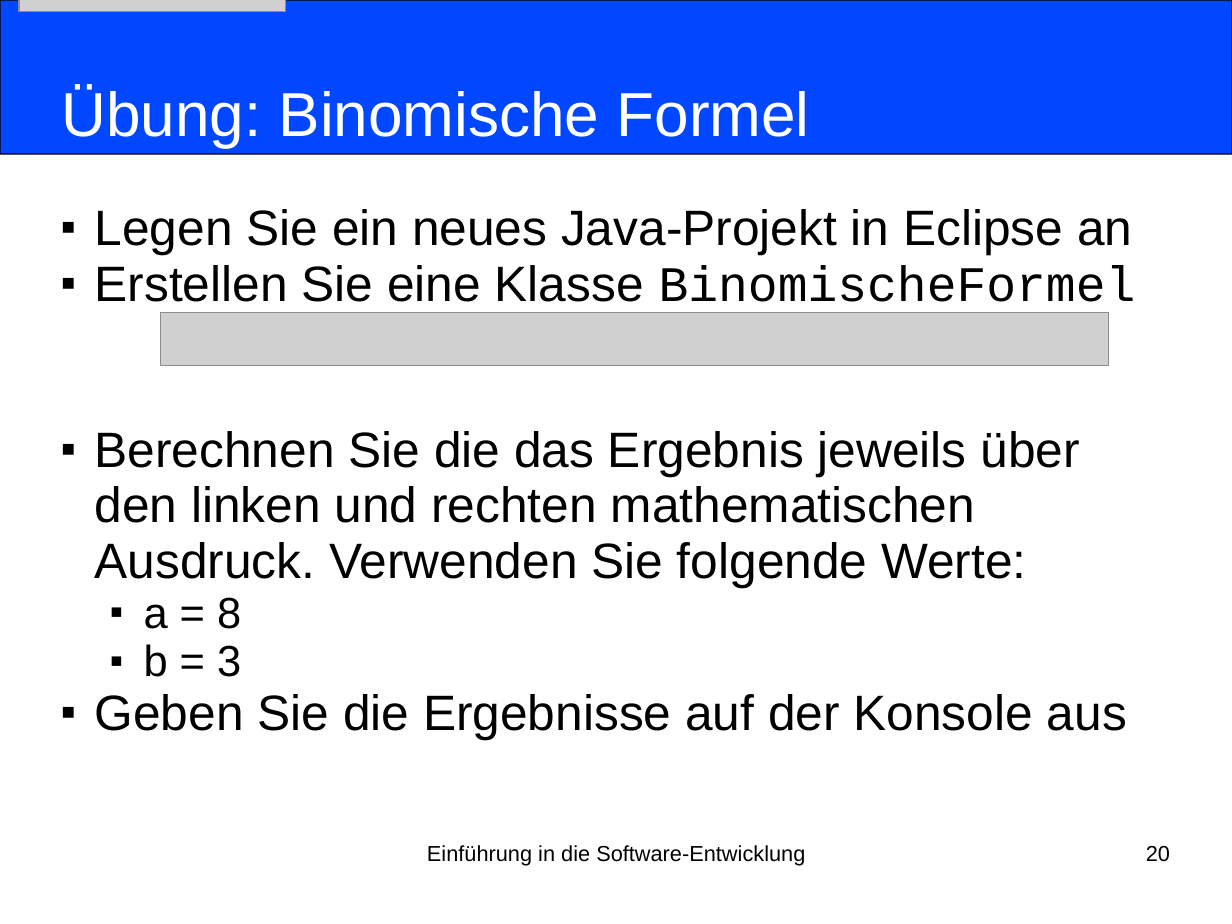
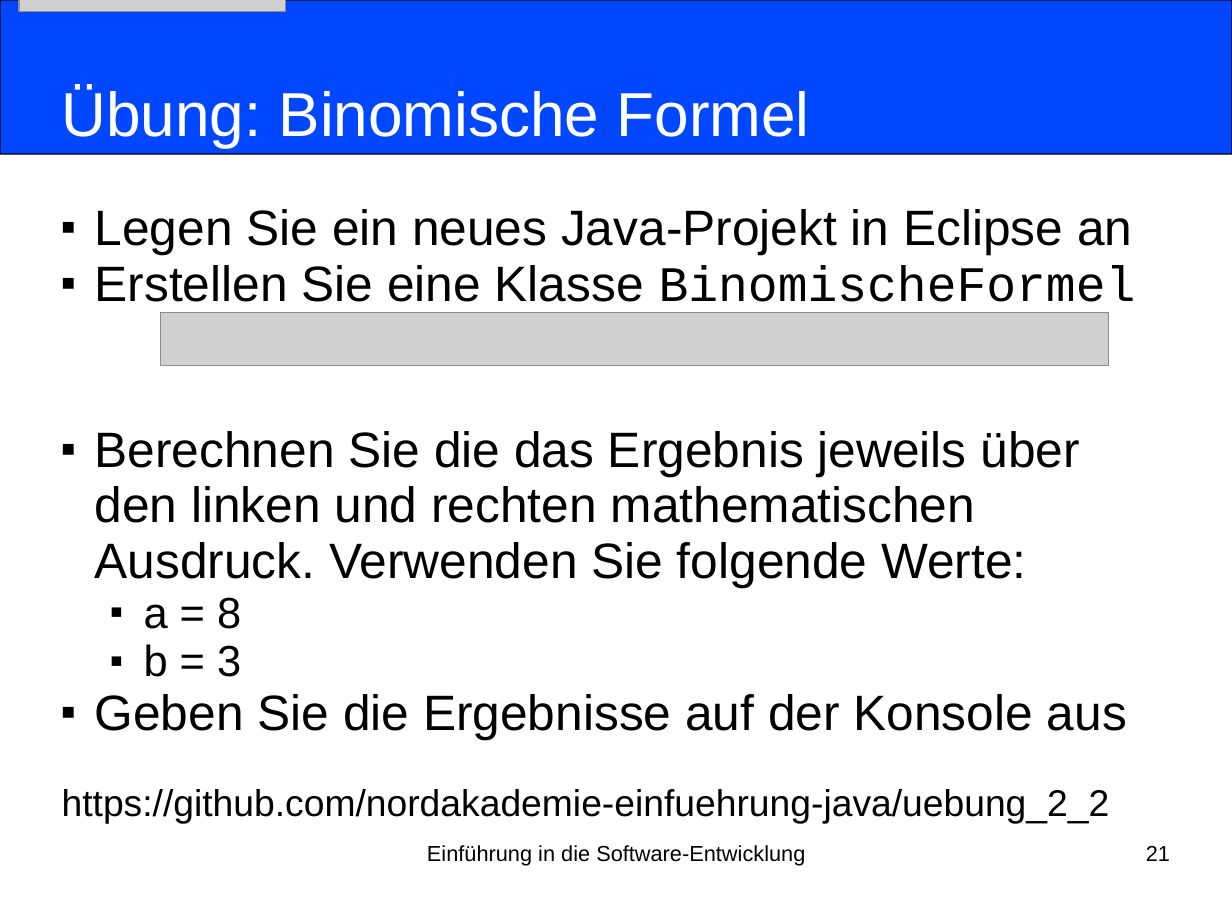
Before and after one commit to nordakademie-einfuehrung-java/vorlesungsskript, a slide deck: slide 21 of folien/Semester_03_Termin_02_Kapitel02.ppt (slide 20 before the commit). Drawn at 1232x924 pixels with LibreOffice and Linux fonts; fonts in the diff are those of the drawing; grey boxes stand for pictures. Boxes give left, top, right and bottom in pixels: in the first picture for what was removed or moved away, otherwise in the second. Text is boxed around its words. In the diff, an @@ line names an element or a change of style, - is before the commit and + after.

```diff
--- a/folien/Semester_03_Termin_02_Kapitel02.ppt
+++ b/folien/Semester_03_Termin_02_Kapitel02.ppt
@@ subtitle at (x1=62, y1=789, x2=1110, y2=824): paragraph added @@
+https://github.com/nordakademie-einfuehrung-java/uebung_2_2
@@ page number at (x1=1146, y1=846, x2=1170, y2=861): text changed @@
-20
+21
```
Also in this commit, not shown: 1 slide added, 1 other file.
